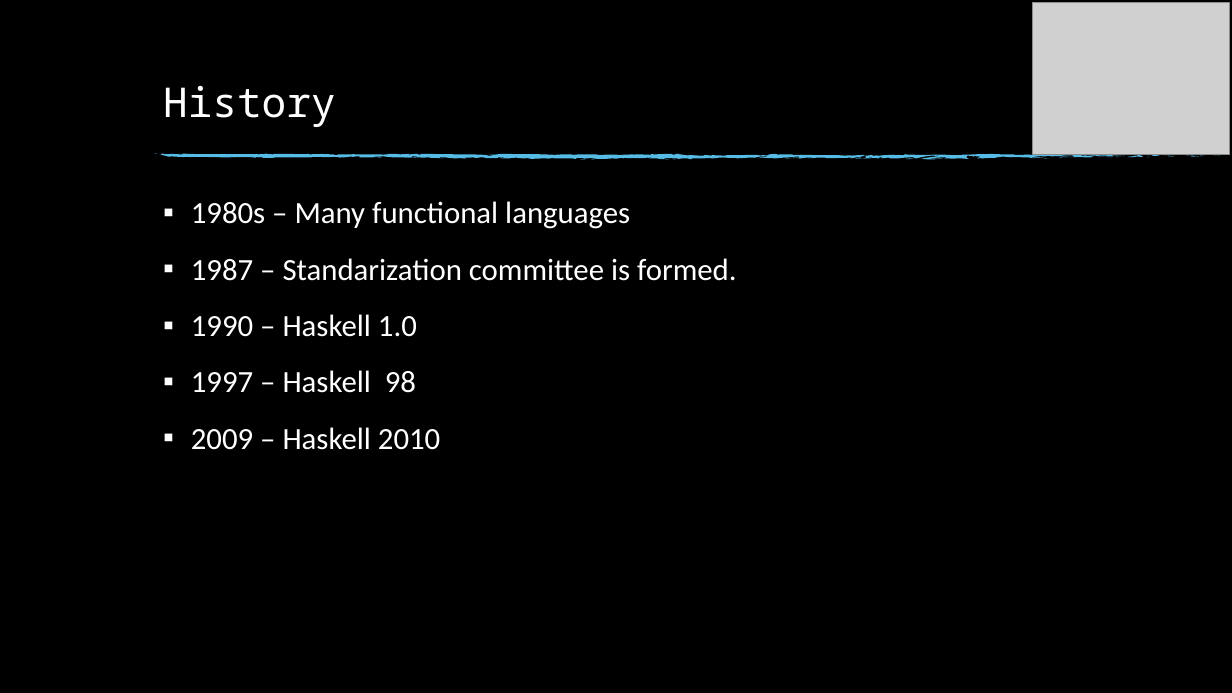
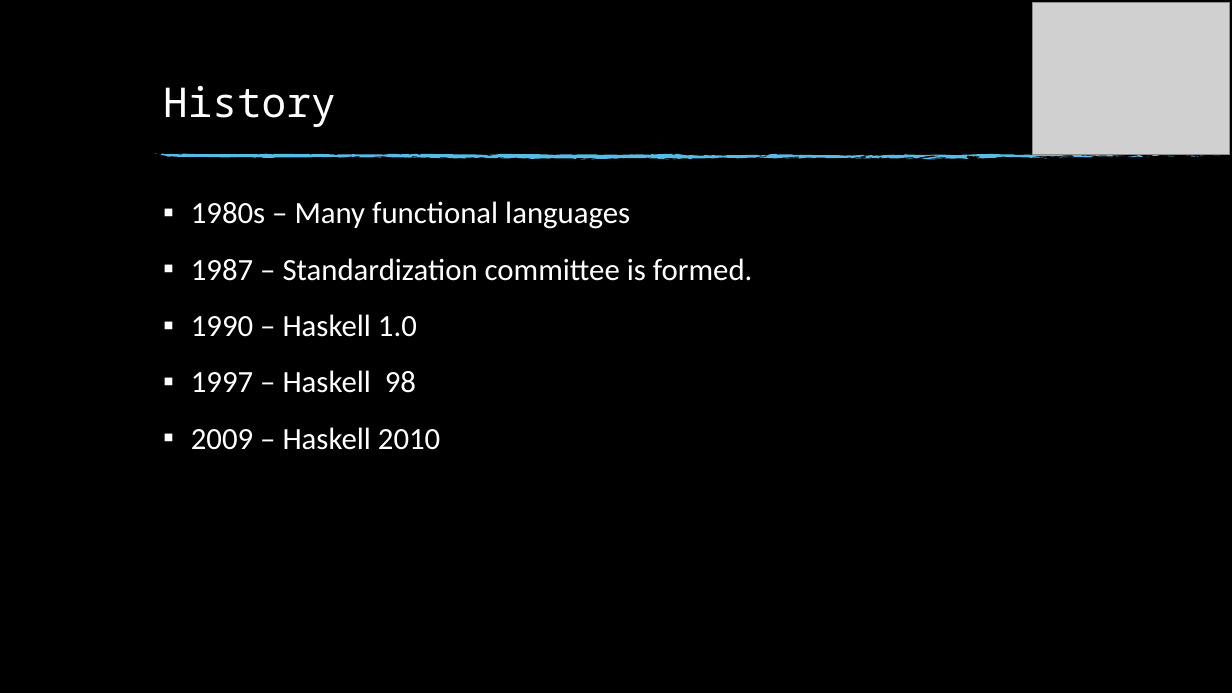
Before and after one commit to anuragjaiswal/haskell-ppt, a slide deck: slide 5 of Haskell.pptx (slide 11 before the commit). Drawn at 1232x693 pixels with LibreOffice and Linux fonts; fonts in the diff are those of the drawing; grey boxes stand for pictures; background and template pictures are left out. Boxes give left, top, right and bottom in pixels: in the first picture for what was removed or moved away, otherwise in the second. Text is boxed around its words. In the diff, an @@ line names an element or a change of style, - is before the commit and + after.

```diff
--- a/Haskell.pptx
+++ b/Haskell.pptx
@@ text at (x1=191, y1=258, x2=753, y2=281): text changed @@
-▪ 1987 – Standarization committee is formed.
+▪ 1987 – Standardization committee is formed.
```
Also in this commit, not shown: 18 other slides changed, 5 slides added, 3 slides removed, 1 other file.
